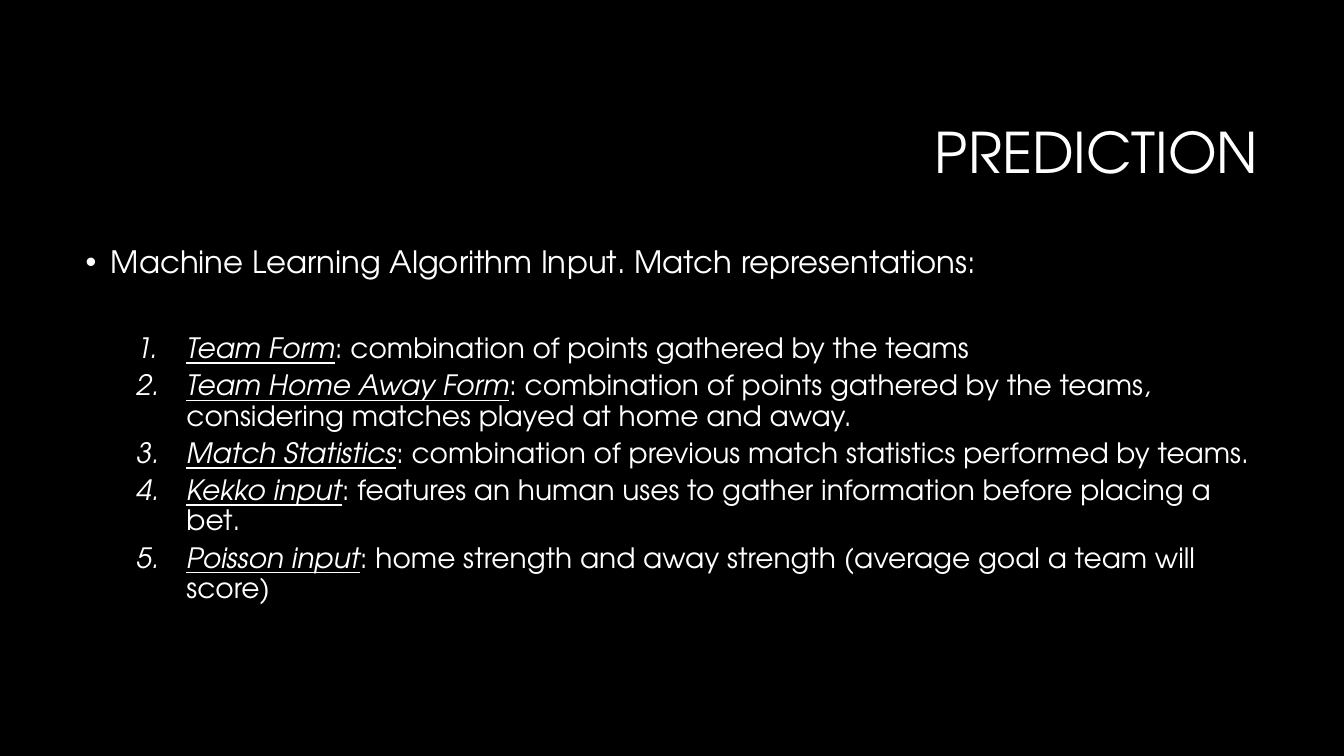
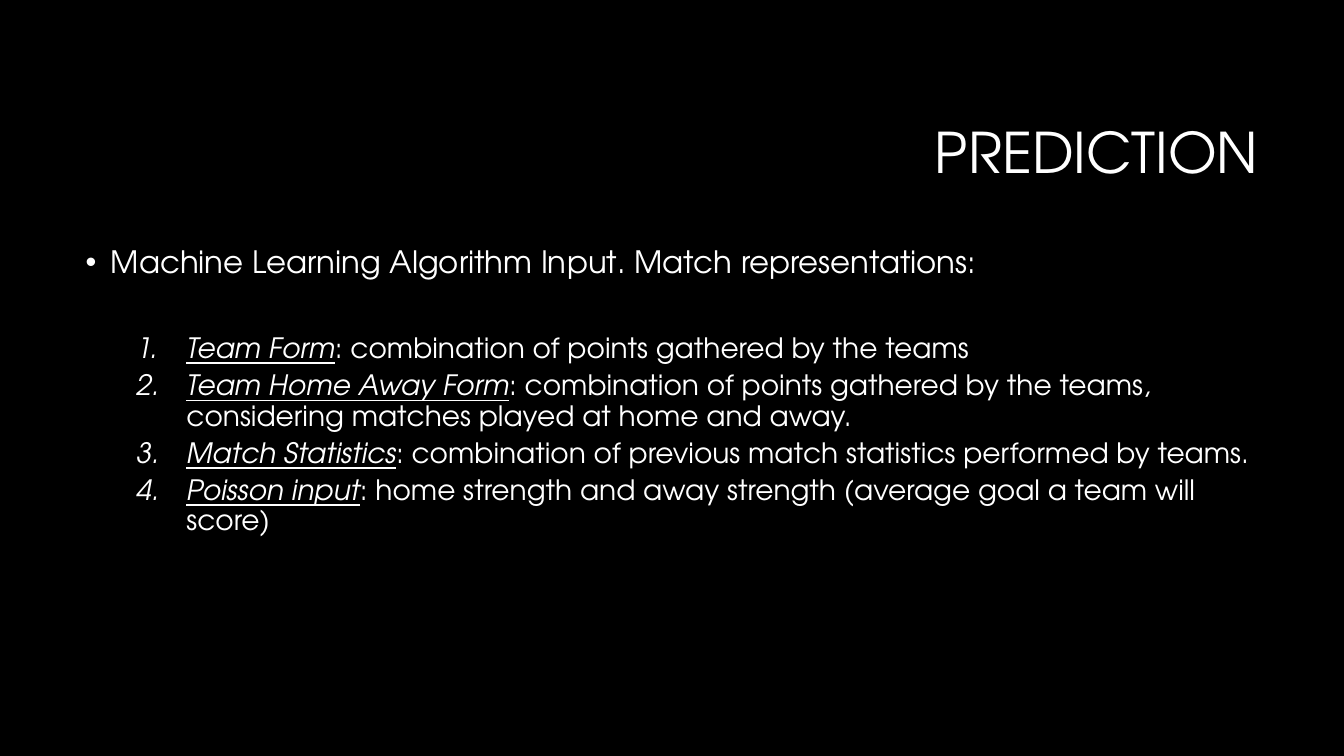
Before and after one commit to P1Analytics/DataMining-Football-Match-Prediction, a slide deck: slide 6 of TODO/spa_presentation.pptx. Drawn at 1344x756 pixels with LibreOffice and Linux fonts; fonts in the diff are those of the drawing; background and template pictures are left out. Boxes give left, top, right and bottom in pixels: in the first picture for what was removed or moved away, otherwise in the second. Text is boxed around its words. In the diff, an @@ line names an element or a change of style, - is before the commit and + after.

```diff
--- a/TODO/spa_presentation.pptx
+++ b/TODO/spa_presentation.pptx
@@ text at [186,479,1211,531]: paragraph removed @@
-  4. Kekko input: features an human uses to gather information before placing a bet.
```
Also in this commit, not shown: 2 other slides changed, 1 slide added, 2 slides removed, 5 other files.
